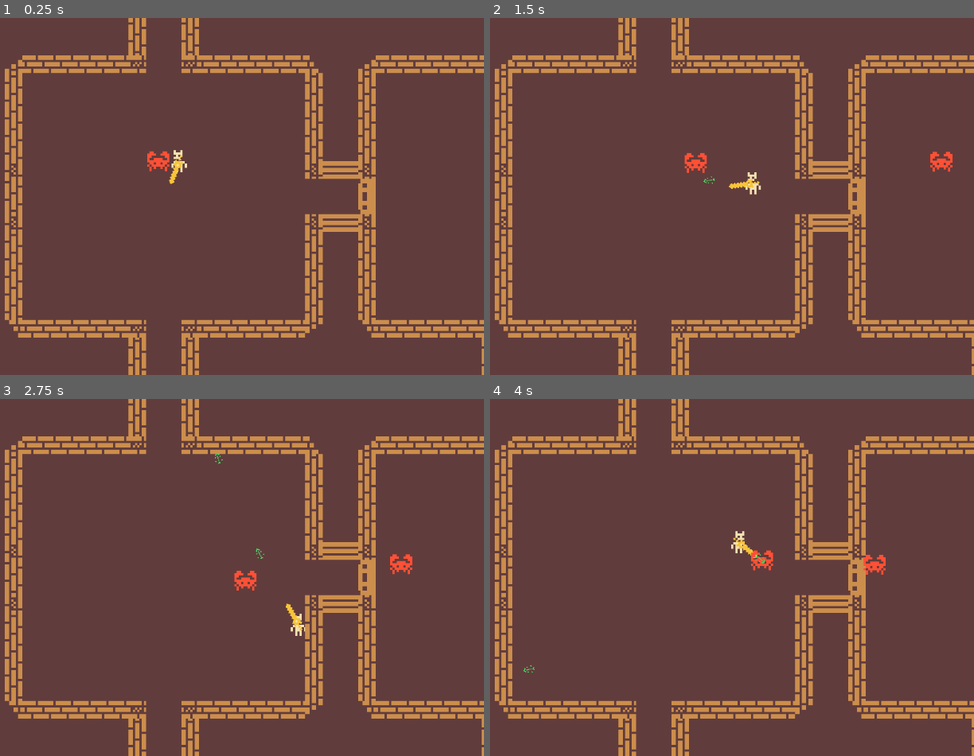
Above: before the commit, frames 1-4 (two rows, left to right).
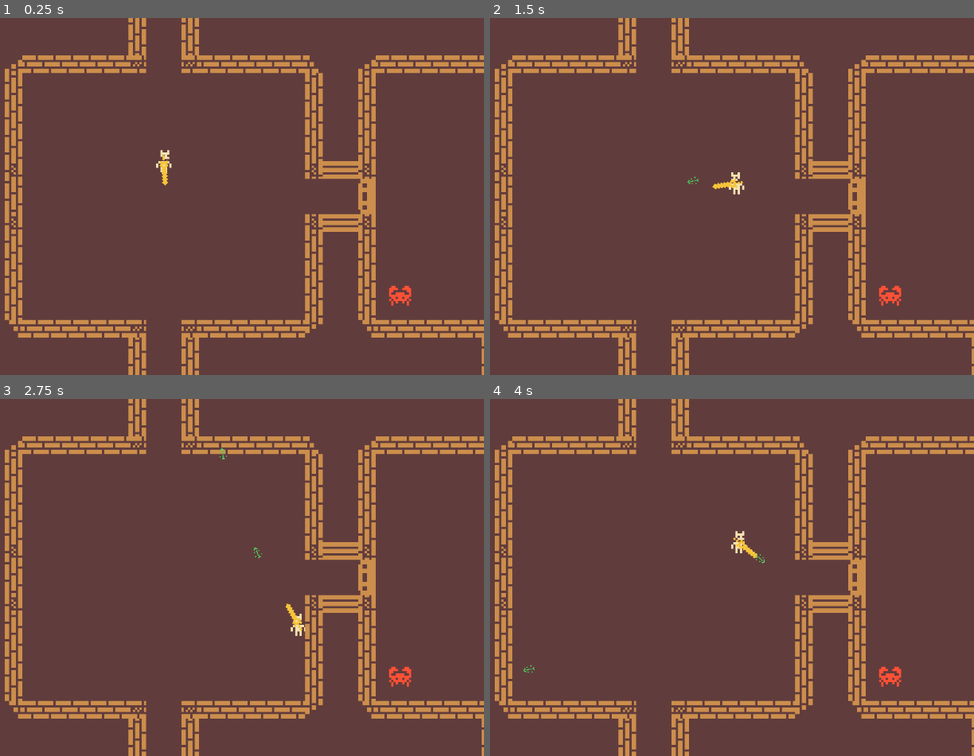
Above: after the commit, the same moments.

Repository: tojaku-classroom/godot-platforma-4
Game: Godot game, scene res://Scenes/Levels/level_1.tscn
The game is run twice, just before and just after one commit, with the same random seed, the same clock (stepped at 60 frames per second) and the same inputs.
Inputs (mouse positions are in pixels of both pictures, inside the frame that each line leads up to):
- Up to frame 1 (0.25 s): no input
- Up to frame 2 (1.5 s): move the mouse to (794, 178) at 0.52 s; press the mouse at (794, 178) at 0.53 s; hold D (move_right) 0.53-1.28 s; move the mouse to (528, 214) at 1.27 s; release the mouse at (528, 214) at 1.28 s; hold S (move_down) from 1.28 s (still down); click (528, 214) at 1.35 s
- Up to frame 3 (2.75 s): move the mouse to (227, 498) at 2.02 s; release S (move_down) at 2.03 s; press the mouse at (227, 498) at 2.03 s; hold D (move_right) from 2.03 s (still down)
- Up to frame 4 (4 s): move the mouse to (625, 648) at 2.77 s; release D (move_right) at 2.78 s; release the mouse at (625, 648) at 2.78 s; hold W (move_up) 2.78-3.53 s; click (625, 648) at 2.85 s; move the mouse to (848, 631) at 3.52 s; press the mouse at (848, 631) at 3.53 s; hold A (move_left) from 3.53 s (still down)

The runs differ from the first frame. In frame 1, 0.6% of the frame differs, in the area x 30-86%, y 36-81%; in frame 2, 0.8%, in the area x 40-96%, y 37-81%; in frame 3, 0.6%; in frame 4, 0.5%.

Commit message:
Mechanics

Diff:
--- a/roguelike/Scenes/Enemies/enemy.tscn
+++ b/roguelike/Scenes/Enemies/enemy.tscn
@@ -7,6 +7,8 @@
 size = Vector2(8, 6)
 
 [node name="Enemy" type="CharacterBody2D"]
+collision_layer = 4
+collision_mask = 9
 script = ExtResource("1_jcvw6")
 
 [node name="Sprite" type="Sprite2D" parent="."]
--- a/roguelike/Scenes/Levels/level_1.tscn
+++ b/roguelike/Scenes/Levels/level_1.tscn
@@ -1,13 +1,18 @@
-[gd_scene load_steps=4 format=3 uid="uid://blj4mhqv4nfl8"]
+[gd_scene load_steps=7 format=3 uid="uid://blj4mhqv4nfl8"]
 
 [ext_resource type="Script" uid="uid://nhcx1x18ritt" path="res://Scripts/room_generation.gd" id="1_4dpyx"]
 [ext_resource type="PackedScene" uid="uid://dp6xoa7mhhu5k" path="res://Scenes/player.tscn" id="1_tlcug"]
+[ext_resource type="PackedScene" uid="uid://ctnvk210kj2rc" path="res://Scenes/Rooms/room_template.tscn" id="2_xgxfi"]
 [ext_resource type="Script" uid="uid://crabx1ub6c0s8" path="res://Scripts/camera_controller.gd" id="3_3mqfk"]
+[ext_resource type="PackedScene" uid="uid://ciwlgj0wibema" path="res://Scenes/Rooms/room_enemy1.tscn" id="3_5f3p6"]
+[ext_resource type="PackedScene" uid="uid://g16331534m5t" path="res://Scenes/Rooms/room_enemy2.tscn" id="4_jv26f"]
 
 [node name="Main" type="Node2D"]
 
 [node name="RoomGeneration" type="Node2D" parent="." node_paths=PackedStringArray("player")]
 script = ExtResource("1_4dpyx")
+first_room_scene = ExtResource("2_xgxfi")
+room_scenes = Array[PackedScene]([ExtResource("3_5f3p6"), ExtResource("4_jv26f")])
 player = NodePath("../Player")
 
 [node name="Player" parent="." instance=ExtResource("1_tlcug")]
--- a/roguelike/Scenes/Projectiles/projectile.tscn
+++ b/roguelike/Scenes/Projectiles/projectile.tscn
@@ -7,6 +7,8 @@
 radius = 2.0
 
 [node name="Projectile" type="Area2D"]
+collision_layer = 8
+collision_mask = 7
 script = ExtResource("1_aihi3")
 
 [node name="CollisionShape2D" type="CollisionShape2D" parent="."]
--- /dev/null
+++ b/roguelike/Scenes/Rooms/room_enemy1.tscn
@@ -0,0 +1,9 @@
+[gd_scene load_steps=3 format=3 uid="uid://ciwlgj0wibema"]
+
+[ext_resource type="PackedScene" uid="uid://ctnvk210kj2rc" path="res://Scenes/Rooms/room_template.tscn" id="1_u67l7"]
+[ext_resource type="PackedScene" uid="uid://dfix0rs1o6ep8" path="res://Scenes/Enemies/enemy.tscn" id="2_154u5"]
+
+[node name="Room_Template" instance=ExtResource("1_u67l7")]
+
+[node name="Enemy" parent="." index="9" instance=ExtResource("2_154u5")]
+position = Vector2(-53, 61)
--- /dev/null
+++ b/roguelike/Scenes/Rooms/room_enemy2.tscn
@@ -0,0 +1,12 @@
+[gd_scene load_steps=3 format=3 uid="uid://g16331534m5t"]
+
+[ext_resource type="PackedScene" uid="uid://ctnvk210kj2rc" path="res://Scenes/Rooms/room_template.tscn" id="1_xjgcc"]
+[ext_resource type="PackedScene" uid="uid://dfix0rs1o6ep8" path="res://Scenes/Enemies/enemy.tscn" id="2_2crgj"]
+
+[node name="Room_Template" instance=ExtResource("1_xjgcc")]
+
+[node name="Enemy" parent="." index="9" instance=ExtResource("2_2crgj")]
+position = Vector2(52, 61)
+
+[node name="Enemy2" parent="." index="10" instance=ExtResource("2_2crgj")]
+position = Vector2(-50, -28)
--- a/roguelike/Scenes/Rooms/room_template.tscn
+++ b/roguelike/Scenes/Rooms/room_template.tscn
@@ -1,10 +1,9 @@
-[gd_scene load_steps=13 format=4 uid="uid://ctnvk210kj2rc"]
+[gd_scene load_steps=12 format=4 uid="uid://ctnvk210kj2rc"]
 
 [ext_resource type="Script" uid="uid://cnnr1f50qal2w" path="res://Scripts/room.gd" id="1_11dti"]
 [ext_resource type="Texture2D" uid="uid://divmryxvl32mh" path="res://Sprites/Tiles.png" id="1_k60f5"]
 [ext_resource type="Script" uid="uid://orgx7qv3hy3p" path="res://Scripts/room_entrance.gd" id="2_sbyl2"]
 [ext_resource type="TileSet" uid="uid://dq15a70snukbx" path="res://room_tiles.tres" id="4_s3j8h"]
-[ext_resource type="PackedScene" uid="uid://dfix0rs1o6ep8" path="res://Scenes/Enemies/enemy.tscn" id="5_h1l6b"]
 
 [sub_resource type="TileSetAtlasSource" id="TileSetAtlasSource_3mqfk"]
 texture = ExtResource("1_k60f5")
@@ -478,5 +477,3 @@
 [node name="CollisionShape2D" type="CollisionShape2D" parent="Entrance_East/Barrier"]
 position = Vector2(0, -44)
 shape = SubResource("RectangleShape2D_xgxfi")
-
-[node name="Enemy" parent="." instance=ExtResource("5_h1l6b")]
--- a/roguelike/Scenes/player.tscn
+++ b/roguelike/Scenes/player.tscn
@@ -9,6 +9,8 @@
 height = 10.0
 
 [node name="Player" type="CharacterBody2D" groups=["Player"]]
+collision_layer = 2
+collision_mask = 9
 motion_mode = 1
 script = ExtResource("1_6t5aa")
 
--- a/roguelike/Scripts/enemy.gd
+++ b/roguelike/Scripts/enemy.gd
@@ -1,3 +1,4 @@
+class_name Enemy
 extends CharacterBody2D
 
 @export var cur_hp: int = 4
@@ -21,25 +22,41 @@
 
 func _ready() -> void:
 	player = get_tree().get_first_node_in_group("Player")
+	GlobalSignals.OnPlayerEnterRoom.connect(_on_player_enter_room)
 
 func initialize (in_room: Room):
-	pass
+	is_active = false
+	room = in_room
 
 func _on_player_enter_room (player_room: Room):
-	pass
+	is_active = player_room == room
 
 func _physics_process(delta: float) -> void:
+	if not is_active or not player:
+		return
+
 	player_direction = global_position.direction_to(player.global_position)
 	player_distance = global_position.distance_to(player.global_position)
 	sprite.flip_h = player_direction.x < 0
+
+	if player_distance < attack_range:
+		_try_attack()
+		return
+
 	velocity = player_direction * move_speed
 	move_and_slide()
 
 func _try_attack():
-	pass
+	if Time.get_unix_time_from_system() - last_attack_time < attack_rate:
+		return
+	last_attack_time = Time.get_unix_time_from_system()
+	player.take_damage(attack_damage)
 
 func take_damage(amount: int):
-	pass
+	cur_hp -= amount
+	if cur_hp <= 0:
+		die()
 
 func die():
-	pass
+	GlobalSignals.OnDefeatEnemy.emit(self)
+	queue_free()
--- a/roguelike/Scripts/global_signals.gd
+++ b/roguelike/Scripts/global_signals.gd
@@ -1,3 +1,4 @@
 extends Node
 
 signal OnPlayerEnterRoom(room: Room)
+signal OnDefeatEnemy(enemy: Enemy)
--- a/roguelike/Scripts/player.gd
+++ b/roguelike/Scripts/player.gd
@@ -34,4 +34,4 @@
 	proj.owner_character = self
 
 func take_damage(amount: int):
-	pass
+	print("Player Took Damage")
--- a/roguelike/Scripts/room.gd
+++ b/roguelike/Scripts/room.gd
@@ -18,7 +18,11 @@
 var enemies_in_room: int
 
 func _ready() -> void:
-	pass
+	GlobalSignals.OnDefeatEnemy.connect(_on_defeat_enemy)
+	for child in get_children():
+		if child is Enemy:
+			enemies_in_room += 1
+			child.initialize(self)
 
 func initialize():
 	pass
@@ -55,7 +59,10 @@
 
 
 func _on_defeat_enemy (enemy):
-	pass
+	if enemy.get_parent() == self:
+		enemies_in_room -= 1
+	if enemies_in_room <= 0:
+		open_doors()
 
 func open_doors():
 	entrance_north.open_door.call_deferred()
--- a/roguelike/Scripts/room_generation.gd
+++ b/roguelike/Scripts/room_generation.gd
@@ -1,5 +1,8 @@
 class_name RoomGeneration
 extends Node2D
+
+@export var first_room_scene: PackedScene
+@export var room_scenes: Array[PackedScene]
 
 @export var player: CharacterBody2D
 
@@ -63,12 +66,17 @@
 			if _get_map(x, y) == false:
 				continue
 
-			var room: Room = room_scene.instantiate()
+			var room: Room
 			var is_first_room: bool = first_room_x == x and first_room_y == y
 
-			get_tree().root.add_child.call_deferred(room)
+			if is_first_room:
+				room = first_room_scene.instantiate()
+			else:
+				room = room_scenes[randi_range(0, len(room_scenes) - 1)].instantiate()
+
+			## GREŠKA OVDJE!
+			get_tree().root.get_node("/root/Main").add_child.call_deferred(room)
 			rooms.append(room)
-
 			room.global_position = Vector2(x, y) * room_pos_offset
 
 			if is_first_room:
--- a/roguelike/project.godot
+++ b/roguelike/project.godot
@@ -47,6 +47,12 @@
 ]
 }
 
+[layer_names]
+
+2d_physics/layer_2="Player"
+2d_physics/layer_3="Enemy"
+2d_physics/layer_4="Projectile"
+
 [rendering]
 
 textures/canvas_textures/default_texture_filter=0
